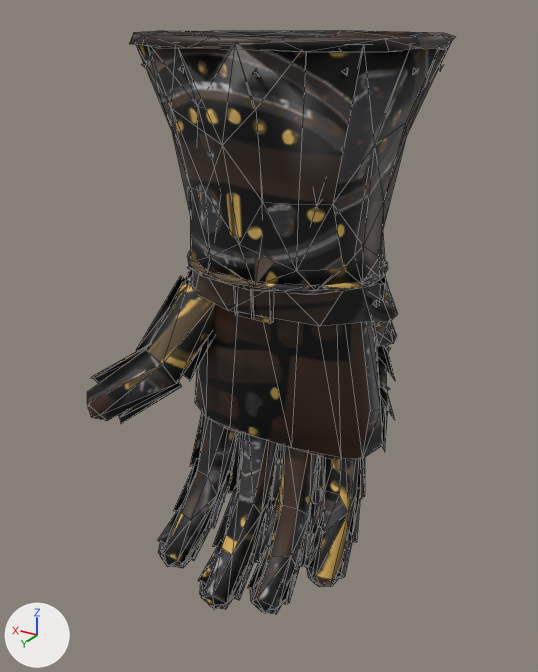
The FBX model assets/tga/YellowEagle/Gauntlets/fbx/SM_EagleGauntlets_L_LOD3.fbx as it was, and as the next commit left it.
Camera for both pictures: a 50 mm lens placed at (-0.163, 0.287, 0.101), pointed at (0.009, 0.0, -0.043). Lighting does not change. The marker at lower left points along +X, +Y and +Z. The picture after the commit comes second. Mesh edges are drawn as thin lines. Vertices at exactly the same position are counted once.

Names of what the first picture shows: 'SM_EagleGauntlets_L_LOD3'.
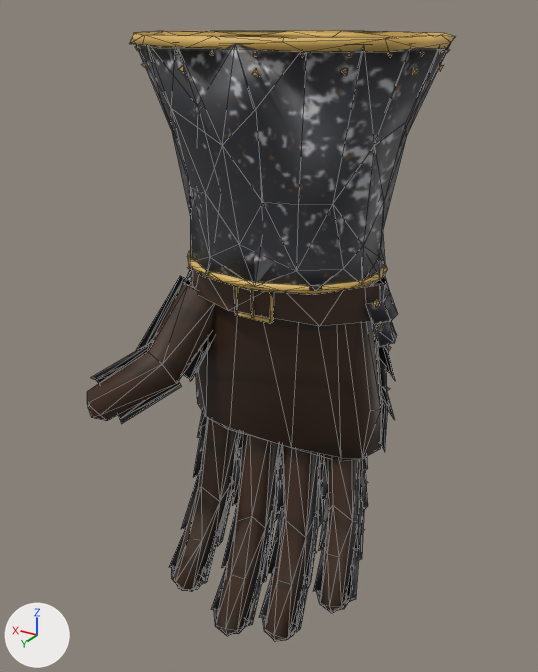
Location of each change, (x1, y1, x2, y2) in pixels of the pictures (538 x 672 px):
'SM_EagleGauntlets_L_LOD3', reshaped
    before: (87, 30, 455, 614)
    after: (87, 30, 455, 642)
part 1 of me_sm_eaglegauntlets_l_lod3, rebuilt (15% narrower, 18% taller)
    before: (252, 446, 317, 613)
    after: (264, 445, 319, 642)
part 2 of me_sm_eaglegauntlets_l_lod3, rebuilt (14% narrower, 15% taller)
    before: (160, 416, 236, 567)
    after: (173, 418, 238, 592)
part 3 of me_sm_eaglegauntlets_l_lod3, rebuilt (10% narrower, 8% taller)
    before: (212, 486, 272, 563)
    after: (221, 501, 275, 584)
part 4 of me_sm_eaglegauntlets_l_lod3, rebuilt (mostly hidden afterwards)
    before: (271, 444, 322, 514)
    after: (276, 445, 324, 481)
part 5 of me_sm_eaglegauntlets_l_lod3, rebuilt (10% narrower, 9% taller)
    before: (259, 493, 316, 567)
    after: (267, 507, 318, 588)
part 6 of me_sm_eaglegauntlets_l_lod3, rebuilt (6% narrower, 13% taller)
    before: (311, 482, 360, 542)
    after: (318, 493, 364, 561)
part 7 of me_sm_eaglegauntlets_l_lod3, rebuilt (10% narrower, 7% taller)
    before: (173, 459, 231, 529)
    after: (181, 471, 233, 546)
part 8 of me_sm_eaglegauntlets_l_lod3, deleted
    before: (158, 540, 342, 614)
part 9 of me_sm_eaglegauntlets_l_lod3, cut back
    before: (87, 224, 396, 609)
    after: (87, 255, 397, 641)
part 10 of me_sm_eaglegauntlets_l_lod3, surface changed
    before: (88, 30, 455, 514)
    after: (88, 30, 455, 528)

Patch to the scene script:
```diff
--- a/assets/tga/YellowEagle/Gauntlets/fbx/SM_EagleGauntlets_L_LOD3.fbx.py
+++ b/assets/tga/YellowEagle/Gauntlets/fbx/SM_EagleGauntlets_L_LOD3.fbx.py
@@ me_sm_eaglegauntlets_l_lod3 @@
 # used by ob_sm_eaglegauntlets_l_lod3; location = (0.0, 0.0, 0.0)
-me_sm_eaglegauntlets_l_lod3.from_pydata(...)  # 1054 vertices, 1483 faces; spans x -0.069..0.08, y -0.057..0.063, z -0.176..0.095
+me_sm_eaglegauntlets_l_lod3.from_pydata(...)  # 1298 vertices, 1696 faces; spans x -0.069..0.08, y -0.057..0.063, z -0.202..0.095
+# me_sm_eaglegauntlets_l_lod3 part 1: the loose piece of 23 vertices spanning x -0.023..-0.004, y -0.007..0.05, z -0.167..-0.082 is rebuilt with 21 vertices and now spans x -0.024..-0.002, y -0.007..0.041, z -0.192..-0.083
+# me_sm_eaglegauntlets_l_lod3 part 2: the loose piece of 22 vertices spanning x 0.027..0.048, y -0.007..0.049, z -0.164..-0.081 is rebuilt with 23 vertices and now spans x 0.026..0.048, y -0.007..0.04, z -0.188..-0.081
+# me_sm_eaglegauntlets_l_lod3 part 3: the loose piece of 15 vertices spanning x -0.001..0.024, y 0.002..0.032, z -0.162..-0.127 is rebuilt with 15 vertices and now spans x -0.001..0.024, y -0.003..0.025, z -0.178..-0.137
+# me_sm_eaglegauntlets_l_lod3 part 4: the loose piece of 15 vertices spanning x -0.026..-0.001, y -0.009..0.014, z -0.129..-0.081 is rebuilt with 15 vertices and now spans x -0.025..0.0, y -0.01..0.008, z -0.113..-0.082
+# me_sm_eaglegauntlets_l_lod3 part 5: the loose piece of 15 vertices spanning x -0.027..-0.004, y 0.001..0.03, z -0.155..-0.121 is rebuilt with 14 vertices and now spans x -0.028..-0.004, y -0.001..0.023, z -0.171..-0.131
+# me_sm_eaglegauntlets_l_lod3 part 6: the loose piece of 15 vertices spanning x -0.051..-0.028, y 0.0..0.024, z -0.135..-0.106 is rebuilt with 14 vertices and now spans x -0.052..-0.029, y -0.003..0.019, z -0.146..-0.113
+# me_sm_eaglegauntlets_l_lod3 part 7: the loose piece of 15 vertices spanning x 0.027..0.051, y 0.001..0.029, z -0.152..-0.119 is rebuilt with 14 vertices and now spans x 0.028..0.052, y -0.003..0.022, z -0.166..-0.128
+# me_sm_eaglegauntlets_l_lod3 part 8: 6 loose pieces with 115 vertices, spanning x -0.051..0.05, y 0.019..0.052, z -0.176..-0.134, are deleted
+# me_sm_eaglegauntlets_l_lod3 part 9: 28 vertices moved from x -0.049..0.077, y -0.029..0.051, z -0.134..-0.001 to x -0.047..0.066, y -0.029..0.048, z -0.154..0.0; 163 vertices removed from x -0.056..0.08, y -0.039..0.054, z -0.174..0.032; 406 vertices added at x -0.056..0.08, y -0.038..0.048, z -0.202..0.033
+# me_sm_eaglegauntlets_l_lod3 part 10: 664 kept faces spanning x -0.069..0.078, y -0.057..0.063, z -0.154..0.095 get new texture (UV) coordinates
+# other edits to the shape of me_sm_eaglegauntlets_l_lod3 do not show in these pictures
 me_sm_eaglegauntlets_l_lod3.materials.append(mat_mi_eaglegauntlets)
```
